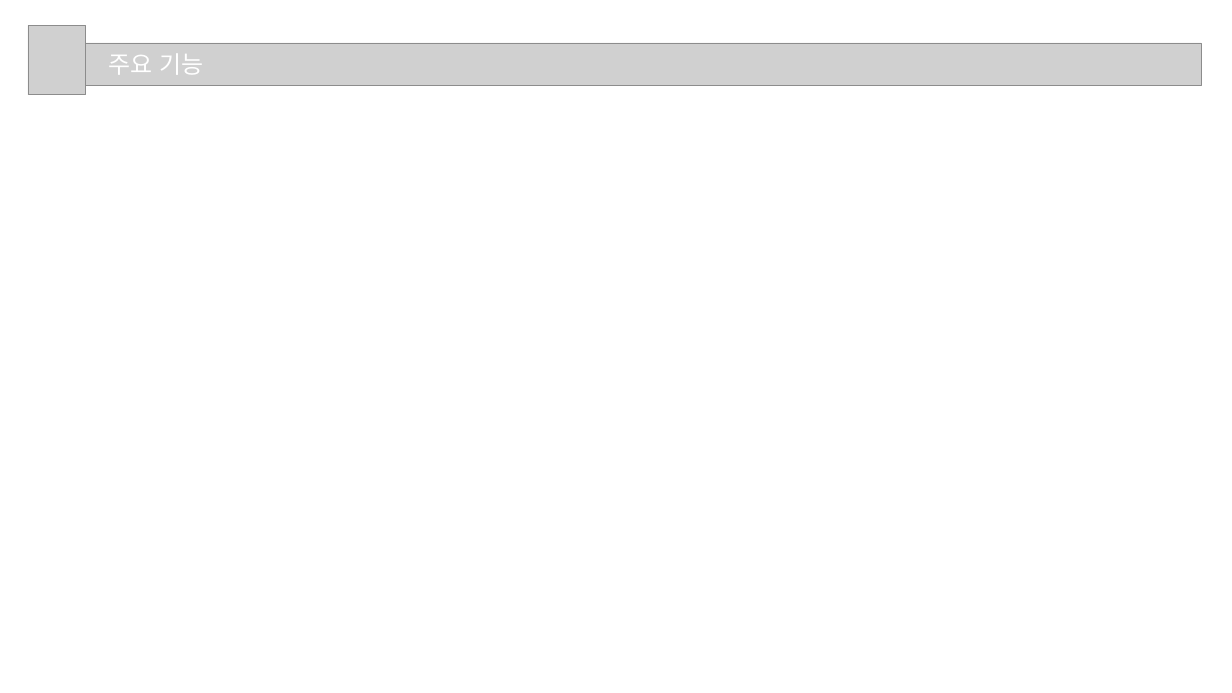
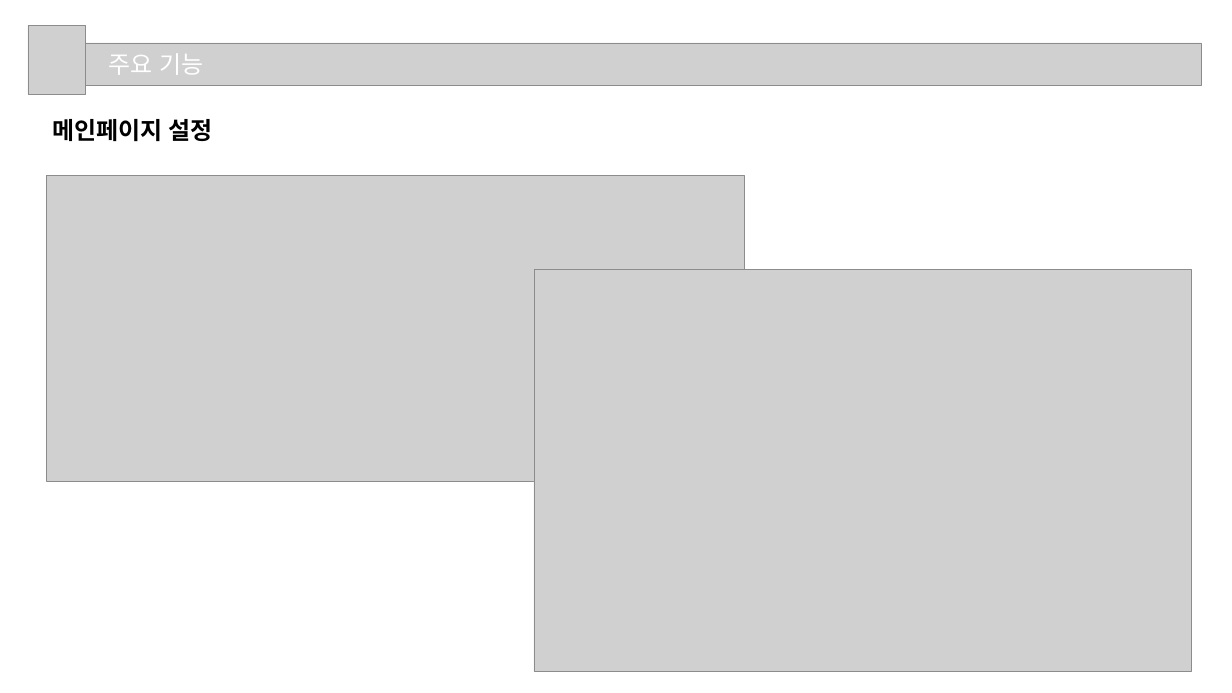
Before and after one commit to bhs0906/JavaFX_Oracle_Project, a slide deck: slide 14 of 3조_프로젝트2.pptx. Drawn at 1232x693 pixels with LibreOffice and Linux fonts; fonts in the diff are those of the drawing; grey boxes stand for pictures. Boxes give left, top, right and bottom in pixels: in the first picture for what was removed or moved away, otherwise in the second. Text is boxed around its words. In the diff, an @@ line names an element or a change of style, - is before the commit and + after.

```diff
--- a/3조_프로젝트2.pptx
+++ b/3조_프로젝트2.pptx
@@ text added at [52,119,213,141], 28 pt, text #000000, bold @@
+메인페이지 설정
@@ picture added at [46,176,744,481] @@
@@ picture added at [534,270,1191,672] @@
```
Also in this commit, not shown: 7 other slides changed, 8 slides added.
